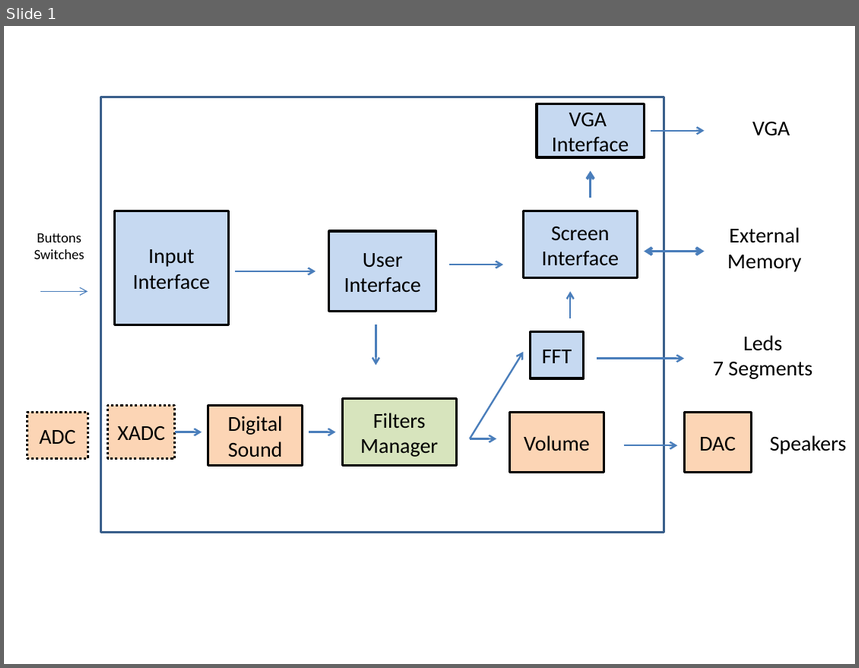
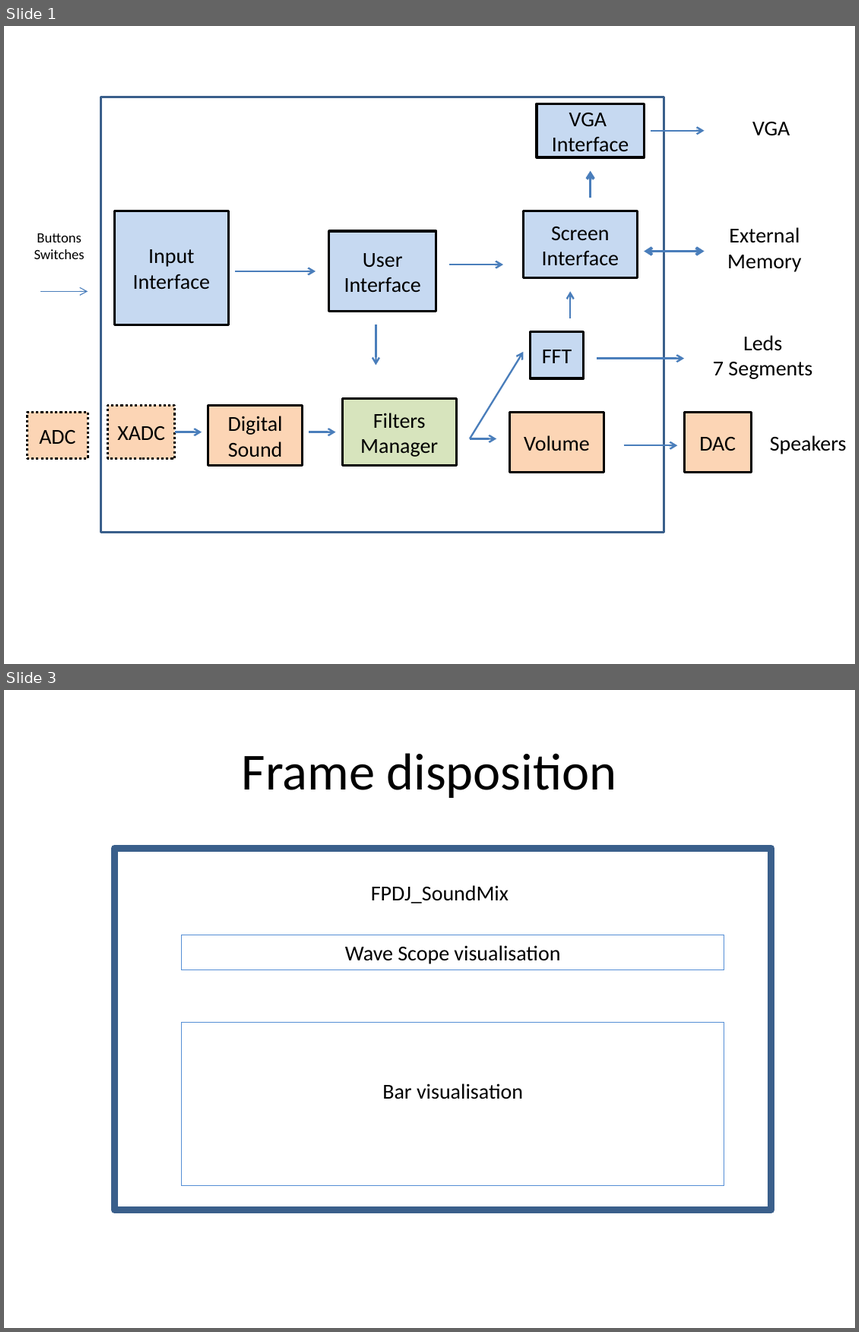
Before and after one commit to vulliezcedric/LPSC-FPDj_Soundmix, a slide deck: doc/sound_Analysis/schema_bloc.pptx. Shown one above the other, each under a label of ours: slide 1 before the commit, slides 1 and 3 after it; the slides between them are not shown. The pictures are 859x668 and 859x1332 pixels, drawn with LibreOffice and Linux fonts; fonts in the diff are those of the drawing. Boxes give left, top, right and bottom in pixels: in the first picture for what was removed or moved away, otherwise in the second. Text is boxed around its words. In the diff, an @@ line names an element or a change of style, - is before the commit and + after.

```diff
--- a/doc/sound_Analysis/schema_bloc.pptx
+++ b/doc/sound_Analysis/schema_bloc.pptx
@@ slide 3 added at (4,690,855,1328), background #FFFFFF @@
@@ title added at (242,753,617,798), 44 pt, text #000000 @@
+Frame disposition
@@ rectangle added at (115,848,772,1210), outline #3A5F8C 6 pt @@
@@ text added at (371,885,509,904), 18 pt, text #000000 @@
+FPDJ_SoundMix
@@ rectangle added at (182,935,725,969), outline #558ED5 0.75 pt, 18 pt, text #000000 @@
+Wave Scope visualisation
@@ rectangle added at (182,1023,725,1186), outline #558ED5 0.75 pt, 18 pt, text #000000 @@
+Bar visualisation
```
Also in this commit, not shown: 1 slide changed, 1 other slide added, 25 other files.
